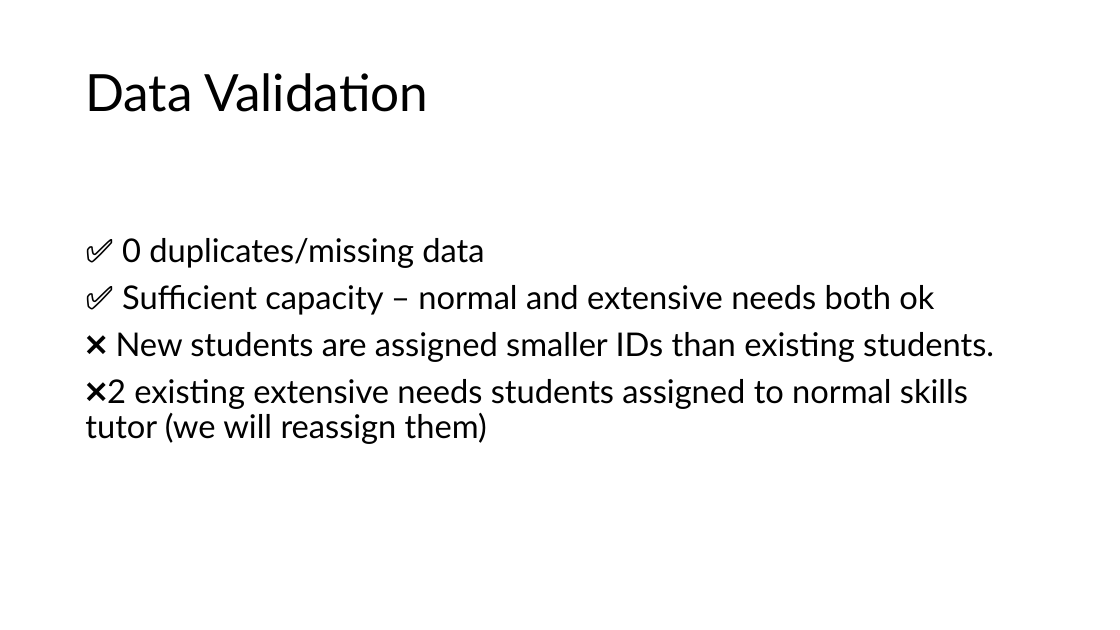
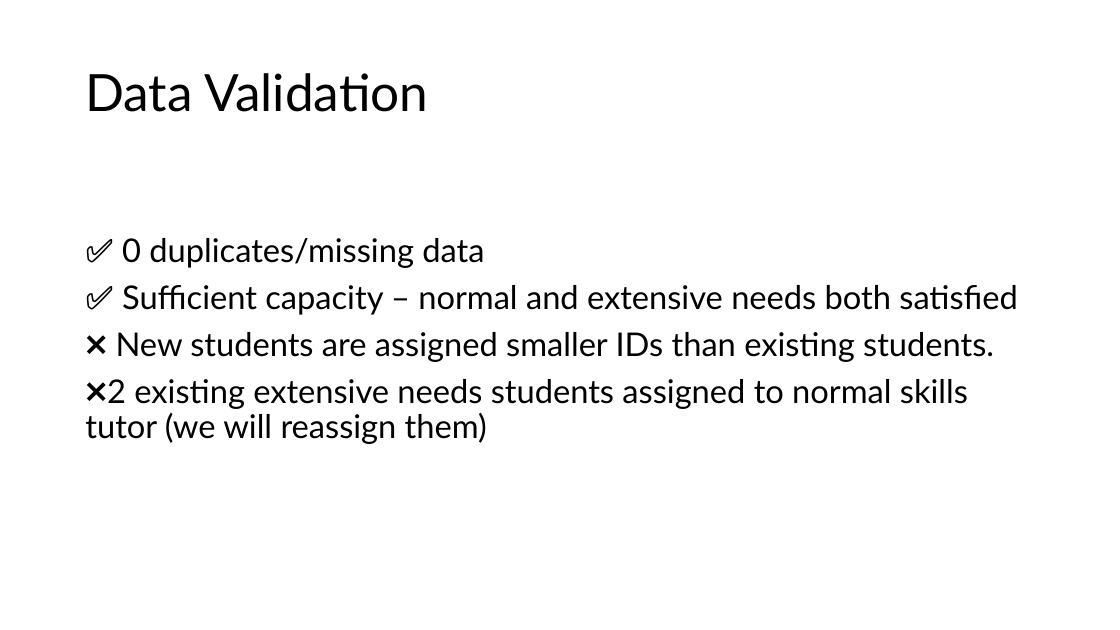
Before and after one commit to darrylteo/Technical-Test---Tutor-Student-Matching-Problem, a slide deck: slide 7 of test_presentation.pptx. Drawn at 1120x630 pixels with LibreOffice and Linux fonts; fonts in the diff are those of the drawing. Boxes give left, top, right and bottom in pixels: in the first picture for what was removed or moved away, otherwise in the second. Text is boxed around its words. In the diff, an @@ line names an element or a change of style, - is before the commit and + after.

```diff
--- a/test_presentation.pptx
+++ b/test_presentation.pptx
@@ text at [122,285,1018,315]: text changed @@
-✅ Sufficient capacity – normal and extensive needs both ok
+✅ Sufficient capacity – normal and extensive needs both satisfied
```
Also in this commit, not shown: 3 other slides changed, 4 slides added, 2 slides removed, 1 other file.
